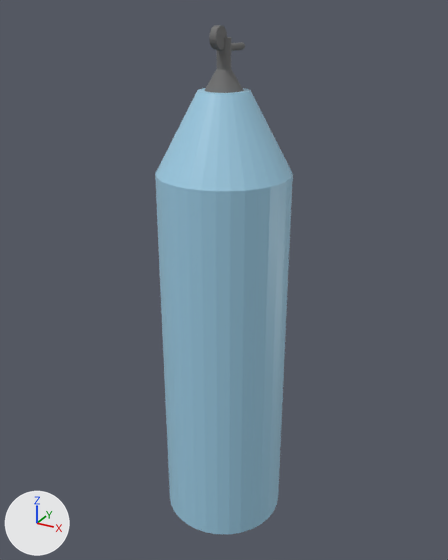
A saved change to the FBX model StarterProject/Content/FactoryGame/SID/Items/Gas/aircan.fbx.
Both versions are drawn from a camera (50 mm lens) standing at (2.16, -3.92, 2.61) and looking at (-0.03, 0.05, 0.62). Lighting does not change. The marker at lower left points along +X, +Y and +Z.
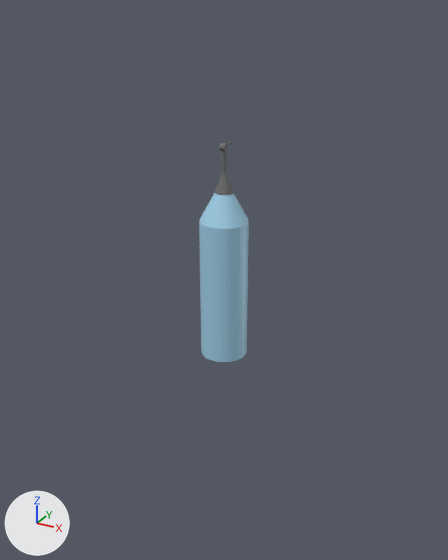
What the commit changed:
me_cylinder_001 has 96 vertices, 66 faces and spans x -2.78..2.78, y -2.78..2.78, z -2.46..1.0.
me_cylinder_001 is used by ob_cylinder_001; location (0.0, 0.0, 2.321); scale (0.05, 0.05, 0.1).
me_cylinder_001 part 1: all 32 vertices in x -2.78..2.78, y -2.78..2.78, z -2.46 are scaled about their middle by (1.42, 1.38, 1).
Object 'Cylinder.002' (ob_cylinder_002) moves from (0.0, -0.077, 2.423) to (0.0, -0.007, 1.689).
Object 'Cylinder.002' (ob_cylinder_002) is rescaled from (0.075, 0.075, 0.025) to (0.027, 0.027, 0.0192).
Object 'Cylinder' (ob_cylinder) moves from (0.0, 0.0, 0.0) to (0.0, 0.0, 0.571).
Object 'Cylinder' (ob_cylinder) is rescaled from (0.5, 0.5, 1.5) to (0.188, 0.188, 0.561).
Object 'Cylinder.001' (ob_cylinder_001) moves from (0.0, 0.0, 2.321) to (0.0, 0.0, 1.599).
Object 'Cylinder.001' (ob_cylinder_001) is rescaled from (0.05, 0.05, 0.1) to (0.018, 0.018, 0.1).

Boxes (x1, y1, x2, y2) around the edits, measured in the pictures (448 x 560 px; the box of a moved part takes in the faces that stretch with it):
'Cylinder', moved, rescaled (63% narrower, 62% shorter): before (155, 88, 293, 534); after (199, 193, 249, 362)
'Cylinder.001', reshaped, moved, rescaled: before (204, 37, 244, 93); after (215, 151, 233, 195)
'Cylinder.002', moved, rescaled: before (209, 25, 227, 50); after (219, 143, 228, 151)
part 1 of me_cylinder_001, moved or reshaped: before (204, 69, 244, 93); after (215, 173, 233, 195)
